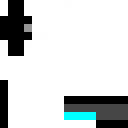
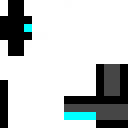
Layer changes from the first w=128, h=128 image to the second:
painted on "Layer 1" over [24, 24, 128, 96]
